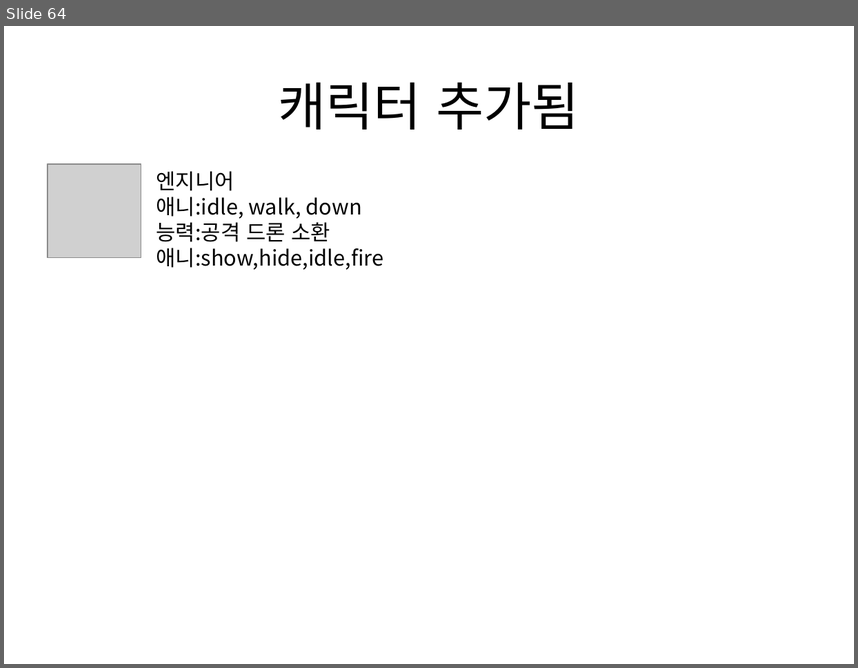
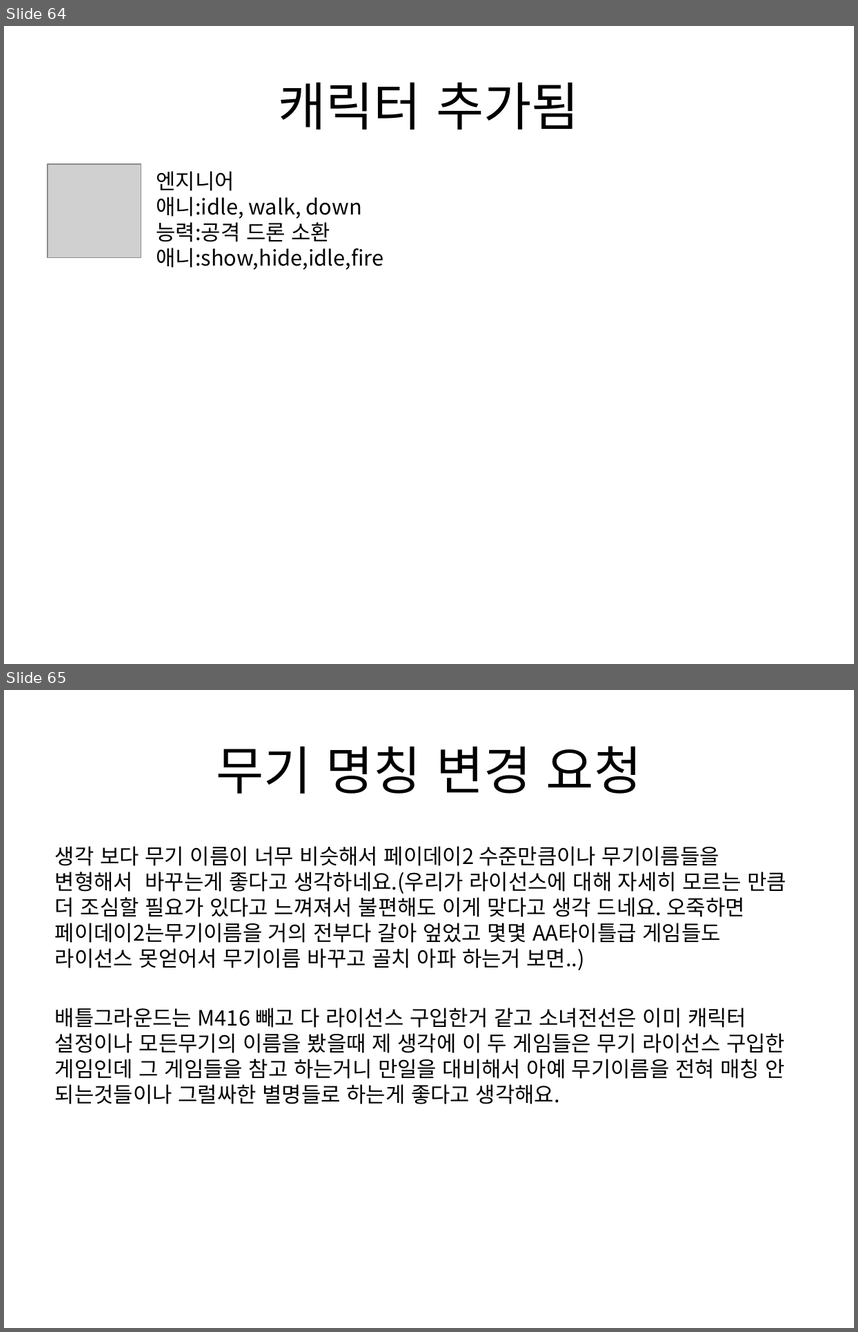
Before and after one commit to gkdlgndpdu/EscapeJail, a slide deck: EscapeJail/Assets/기획/스테이지1기획.pptx. Shown one above the other, each under a label of ours: slide 64 before the commit, slides 64 and 65 after it. The pictures are 858x668 and 858x1332 pixels, drawn with LibreOffice and Linux fonts; fonts in the diff are those of the drawing; grey boxes stand for pictures. Boxes give left, top, right and bottom in pixels: in the first picture for what was removed or moved away, otherwise in the second. Text is boxed around its words. In the diff, an @@ line names an element or a change of style, - is before the commit and + after.

Commit message:
무기 명칭 수정해야 될만한거 ppt에 적었어요.

```diff
--- a/EscapeJail/Assets/기획/스테이지1기획.pptx
+++ b/EscapeJail/Assets/기획/스테이지1기획.pptx
@@ slide 65 added at (4,690,854,1328), background #FFFFFF @@
@@ title added at (216,746,642,793), 44 pt, text #000000 @@
+무기 명칭 변경 요청
@@ text added at (55,846,786,1104), 18 pt, text #000000 @@
+생각 보다 무기 이름이 너무 비슷해서 페이데이2 수준만큼이나 무기이름들을 변형해서 바꾸는게 좋다고 생각하네요.(우리가 라이선스에 대해 자세히 모르는 만큼 더 조심할 필요가 있다고 느껴져서 불편해도 이게 맞다고 생각 드네요. 오죽하면 페이데이2는무기이름을 거의 전부다 갈아 엎었고 몇몇 AA타이틀급 게임들도 라이선스 못얻어서 무기이름 바꾸고 골치 아파 하는거 보면..)
+배틀그라운드는 M416 빼고 다 라이선스 구입한거 같고 소녀전선은 이미 캐릭터 설정이나 모든무기의 이름을 봤을때 제 생각에 이 두 게임들은 무기 라이선스 구입한 게임인데 그 게임들을 참고 하는거니 만일을 대비해서 아예 무기이름을 전혀 매칭 안 되는것들이나 그럴싸한 별명들로 하는게 좋다고 생각해요.
```
Also in this commit, not shown: 1 other slide added, 2 other files.
